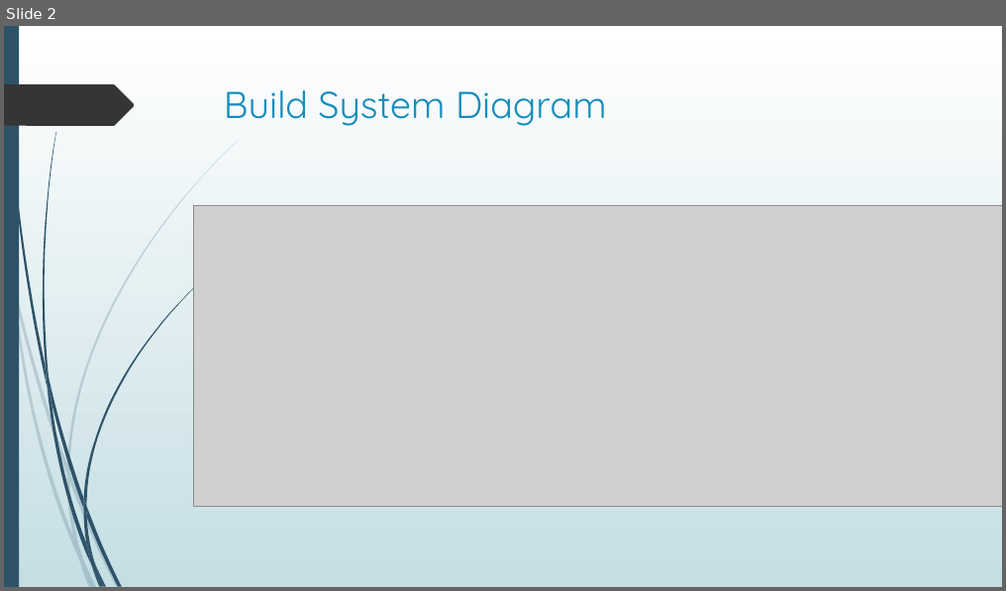
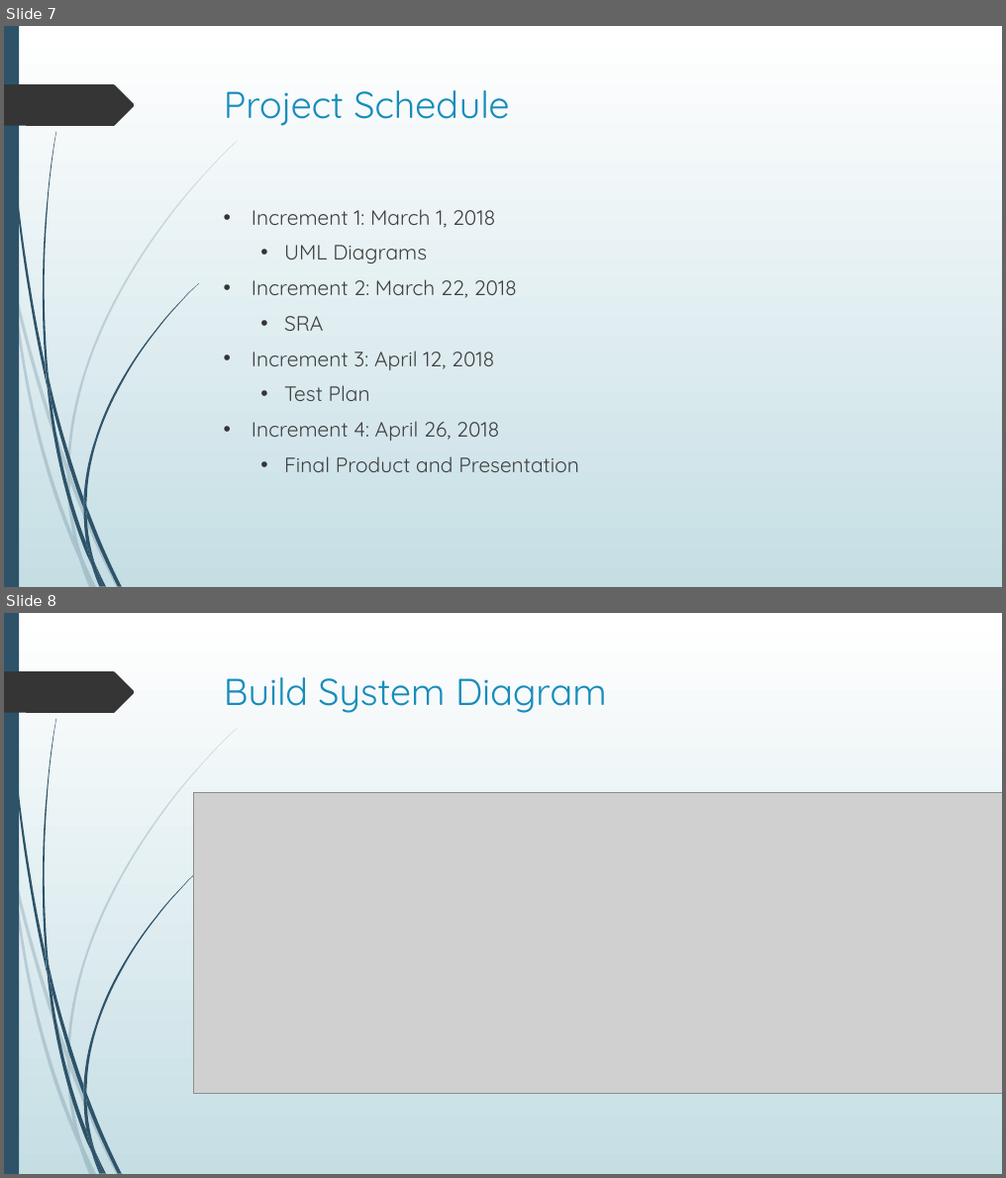
Before and after one commit to Thekipz/UniTycoon, a slide deck: University Tycoon.pptx. Shown one above the other, each under a label of ours: slide 2 before the commit, slides 7 and 8 after it. The pictures are 1006x591 and 1006x1178 pixels, drawn with LibreOffice and Linux fonts; fonts in the diff are those of the drawing; grey boxes stand for pictures. Boxes give left, top, right and bottom in pixels: in the first picture for what was removed or moved away, otherwise in the second. Text is boxed around its words. In the diff, an @@ line names an element or a change of style, - is before the commit and + after.

```diff
--- a/University Tycoon.pptx
+++ b/University Tycoon.pptx
@@ slide 7 added at (4,26,1002,587), background gradient #FFFFFF to #C5DEE5; not listed: 24 template elements that a slide beside it also shows @@
@@ title added at (224,90,509,126), 36 pt, text #178DBB @@
+Project Schedule
@@ text added at (252,209,579,472), 20 pt, text #404040 @@
+• Increment 1: March 1, 2018
+  • UML Diagrams
+• Increment 2: March 22, 2018
+  • SRA
+• Increment 3: April 12, 2018
+  • Test Plan
+• Increment 4: April 26, 2018
+  • Final Product and Presentation
@@ what was slide 2 is now slide 8 @@
```
Also in this commit, not shown: 1 slide changed, 5 other slides added.
